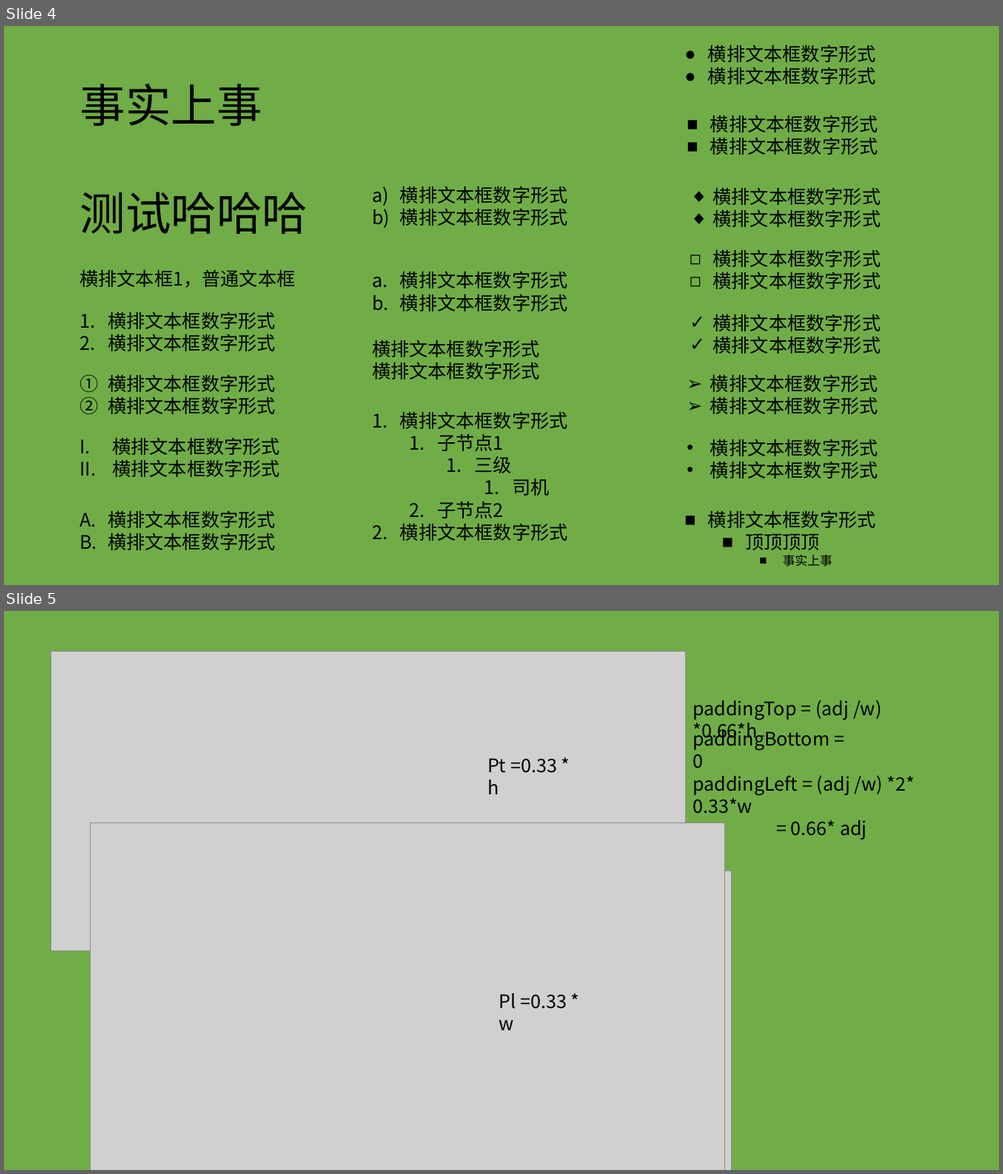
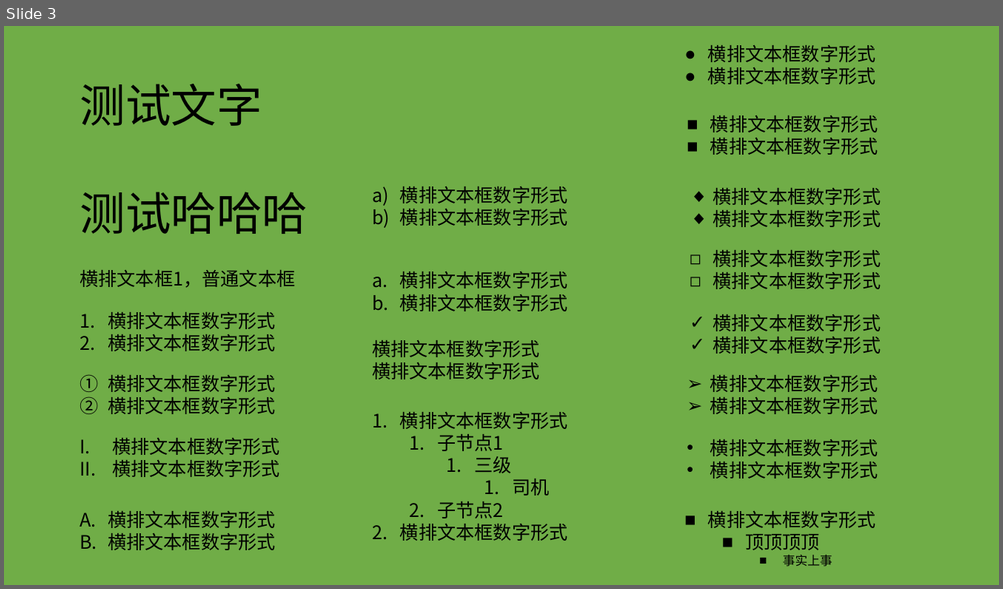
Before and after one commit to 501351981/vue-office, a slide deck: examples/dist/static/test-files/test.pptx. Shown one above the other, each under a label of ours: slides 4 and 5 before the commit, slide 3 after it. The pictures are 1003x1174 and 1003x589 pixels, drawn with LibreOffice and Linux fonts; fonts in the diff are those of the drawing; grey boxes stand for pictures. Boxes give left, top, right and bottom in pixels: in the first picture for what was removed or moved away, otherwise in the second. Text is boxed around its words. In the diff, an @@ line names an element or a change of style, - is before the commit and + after.

```diff
--- a/examples/dist/static/test-files/test.pptx
+++ b/examples/dist/static/test-files/test.pptx
@@ slide 5 removed at [4, 611, 999, 1170], background #70AD47 @@
@@ picture removed at [51, 651, 686, 951] @@
@@ text removed at [692, 700, 882, 743] @@
-paddingTop = (adj /w) *0.66*h
@@ text removed at [692, 726, 829, 769] @@
-paddingBottom = 0
@@ text removed at [487, 758, 557, 795] @@
-Pt =0.33 * h
@@ text removed at [692, 775, 914, 840] @@
-paddingLeft = (adj /w) *2* 0.33*w
-= 0.66* adj
@@ picture removed at [90, 823, 724, 1170] @@
@@ picture removed at [136, 871, 731, 1170] @@
@@ text removed at [499, 994, 566, 1031] @@
-Pl =0.33 * w
@@ what was slide 4 is now slide 3 @@
@@ slide 3 changed as well @@
@@ text at [79, 84, 262, 126]: text changed @@
-事实上事
+测试文字
```
Also in this commit, not shown: 2 other slides changed, 1 slide added, 1 other slide removed, 16 other files.
